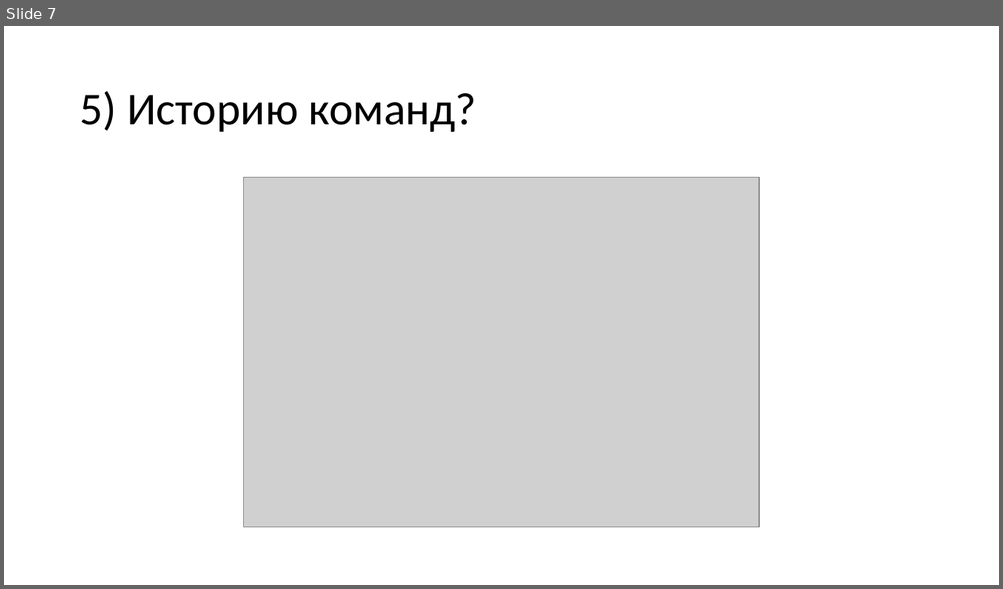
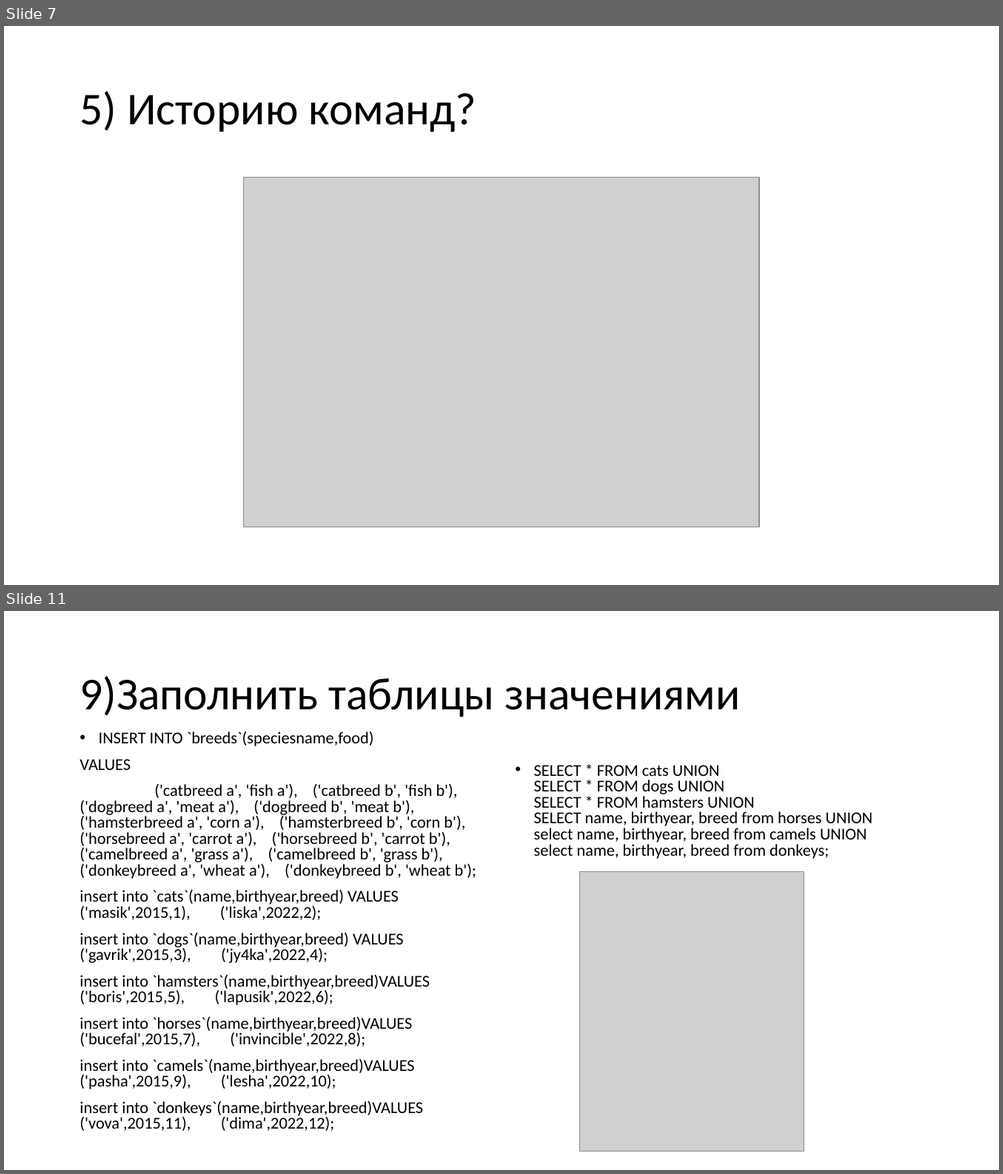
Before and after one commit to am1bestofluck/exam0723, a slide deck: report.pptx. Shown one above the other, each under a label of ours: slide 7 before the commit, slides 7 and 11 after it; the slides between them are not shown. The pictures are 1003x589 and 1003x1174 pixels, drawn with LibreOffice and Linux fonts; fonts in the diff are those of the drawing; grey boxes stand for pictures. Boxes give left, top, right and bottom in pixels: in the first picture for what was removed or moved away, otherwise in the second. Text is boxed around its words. In the diff, an @@ line names an element or a change of style, - is before the commit and + after.

```diff
--- a/report.pptx
+++ b/report.pptx
@@ slide 11 added at (4, 611, 999, 1170), background #FFFFFF @@
@@ title added at (79, 676, 740, 717), 44 pt, text #000000 @@
+9)Заполнить таблицы значениями
@@ text added at (79, 732, 476, 1131), 16 pt, text #000000 @@
+• INSERT INTO `breeds`(speciesname,food)
+VALUES
+('catbreed a', 'fish a'), ('catbreed b', 'fish b'), ('dogbreed a', 'meat a'), ('dogbreed b', 'meat b'), ('hamsterbreed a', 'corn a'), ('hamsterbreed b', 'corn b'), ('horsebreed a', 'carrot a'), ('horsebreed b', 'carrot b'), ('camelbreed a', 'grass a'), ('camelbreed b', 'grass b'), ('donkeybreed a', 'wheat a'), ('donkeybreed b', 'wheat b');
+insert into `cats`(name,birthyear,breed) VALUES ('masik',2015,1), ('liska',2022,2);
+insert into `dogs`(name,birthyear,breed) VALUES ('gavrik',2015,3), ('jy4ka',2022,4);
+insert into `hamsters`(name,birthyear,breed)VALUES ('boris',2015,5), ('lapusik',2022,6);
+insert into `horses`(name,birthyear,breed)VALUES ('bucefal',2015,7), ('invincible',2022,8);
+insert into `camels`(name,birthyear,breed)VALUES ('pasha',2015,9), ('lesha',2022,10);
+insert into `donkeys`(name,birthyear,breed)VALUES ('vova',2015,11), ('dima',2022,12);
@@ text added at (534, 765, 873, 859), 16 pt, text #000000 @@
+• SELECT * FROM cats UNION
+  SELECT * FROM dogs UNION
+  SELECT * FROM hamsters UNION
+  SELECT name, birthyear, breed from horses UNION
+  select name, birthyear, breed from camels UNION
+  select name, birthyear, breed from donkeys;
@@ picture added at (579, 872, 804, 1152) @@
```
Also in this commit, not shown: 1 slide changed, 4 other slides added.
